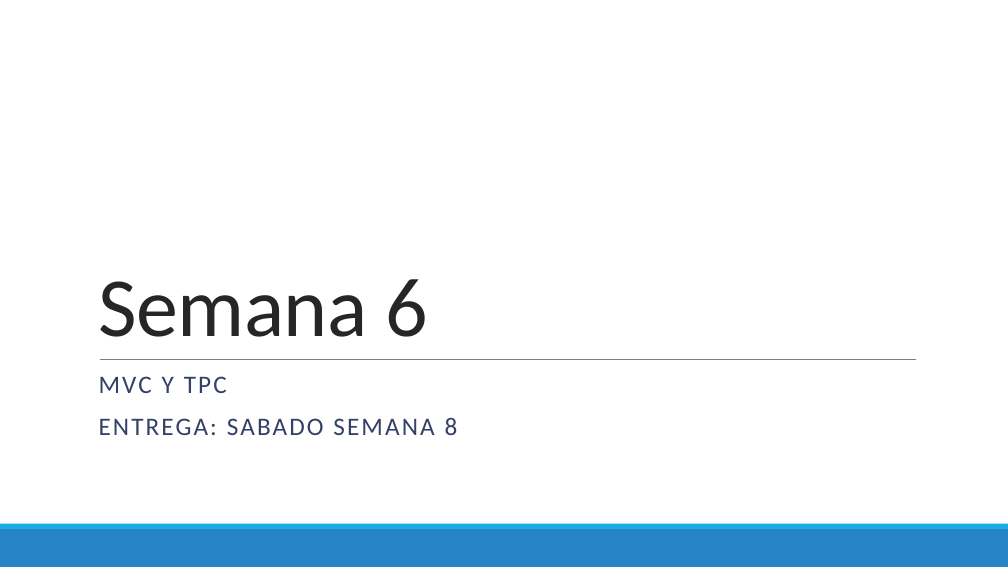
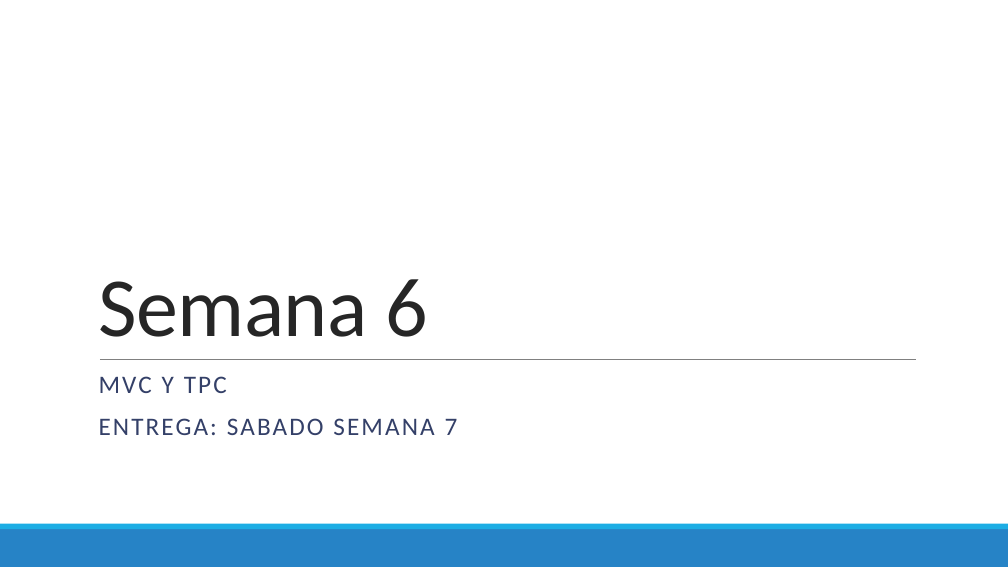
Before and after one commit to Domiciano/PrograRed202, a slide deck: slide 1 of Semana 6/Taller S6.pptx. Drawn at 1008x567 pixels with LibreOffice and Linux fonts; fonts in the diff are those of the drawing. Boxes give left, top, right and bottom in pixels: in the first picture for what was removed or moved away, otherwise in the second. Text is boxed around its words. In the diff, an @@ line names an element or a change of style, - is before the commit and + after.

Commit message:
Taller 2

```diff
--- a/Semana 6/Taller S6.pptx
+++ b/Semana 6/Taller S6.pptx
@@ subtitle at box(99, 418, 458, 435): text changed @@
-ENTREGA: SABADO SEMANA 8
+ENTREGA: SABADO SEMANA 7
```
